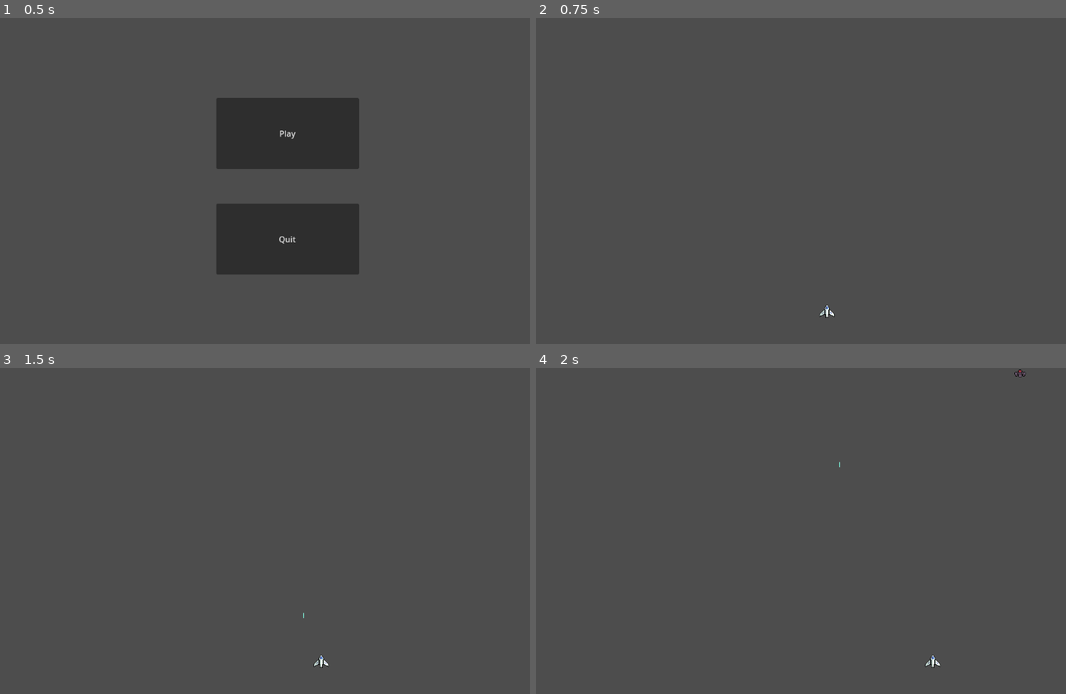
Above: before the commit, frames 1-4 (two rows, left to right).
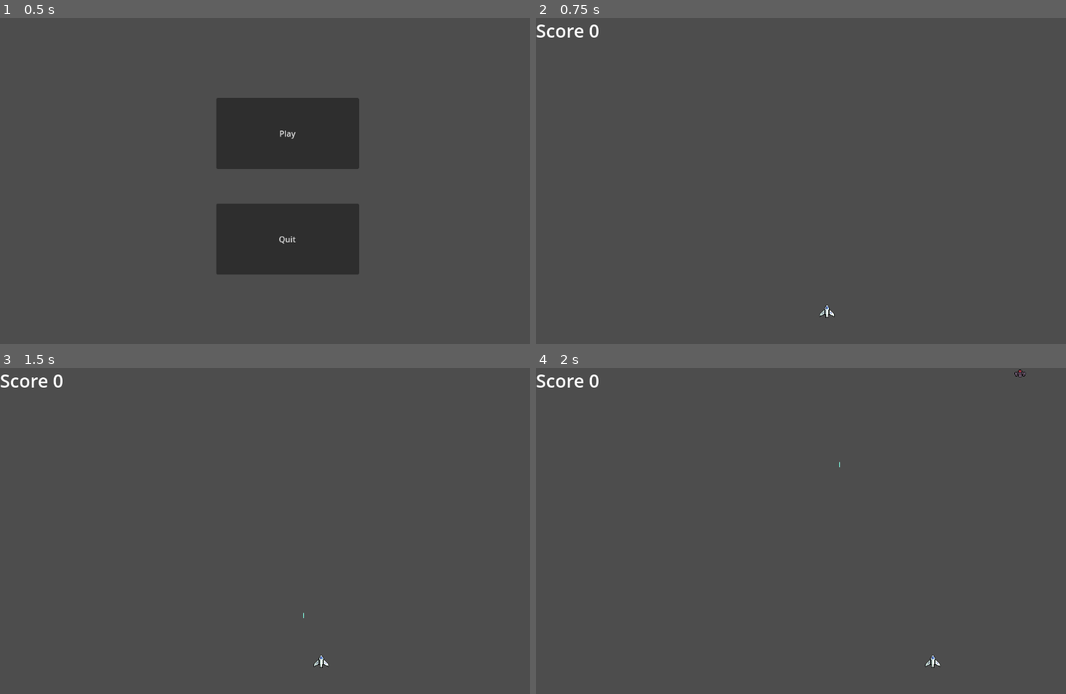
Above: after the commit, the same moments.

Repository: tomesfilip/SpaceJunkCleanup
Game: Godot game, scene res://scenes/main.tscn
Same seed, same stepped clock (60 frames per second), same inputs: the game is played once before the commit and once after it.
Inputs:
- Up to frame 1 (0.5 s): no input
- Up to frame 2 (0.75 s): click "Play" at 0.5 s
- Up to frame 3 (1.5 s): tap Enter at 1.25 s; hold Right (move_right) from 1.28 s (still down); tap Space (shoot) at 1.35 s
- Up to frame 4 (2 s): keep holding Right (move_right)

Frame 1 is identical in both runs. In frame 2, 0.2% of the frame differs, in the area x 0-12%, y 2-7%; in frame 3, 0.2%; in frame 4, 0.2%.

Commit message:
score system

Diff:
--- a/project.godot
+++ b/project.godot
@@ -17,7 +17,10 @@
 
 [display]
 
-window/layer_4="space"
+window/layer_4=""
+window/layer_3=""
+window/layer_2="asteroid"
+window/layer_1="player"
 
 [input]
 
--- /dev/null
+++ b/scenes/hud.tscn
@@ -0,0 +1,25 @@
+[gd_scene load_steps=3 format=3 uid="uid://bc5bdluir5vuq"]
+
+[ext_resource type="Script" path="res://scripts/hud.gd" id="1_dxpgn"]
+
+[sub_resource type="LabelSettings" id="LabelSettings_033i2"]
+font_size = 36
+
+[node name="HUD" type="Control"]
+layout_mode = 3
+anchors_preset = 15
+anchor_right = 1.0
+anchor_bottom = 1.0
+grow_horizontal = 2
+grow_vertical = 2
+script = ExtResource("1_dxpgn")
+
+[node name="Score" type="Label" parent="."]
+layout_mode = 1
+anchors_preset = 10
+anchor_right = 1.0
+offset_bottom = 23.0
+grow_horizontal = 2
+text = "SCORE: 9999"
+label_settings = SubResource("LabelSettings_033i2")
+vertical_alignment = 1
--- a/scenes/space.tscn
+++ b/scenes/space.tscn
@@ -1,15 +1,20 @@
-[gd_scene load_steps=6 format=3 uid="uid://d14pe7h0pn0gn"]
+[gd_scene load_steps=7 format=3 uid="uid://d14pe7h0pn0gn"]
 
 [ext_resource type="PackedScene" uid="uid://2xb440ueyavp" path="res://scenes/player.tscn" id="1_jlj46"]
 [ext_resource type="Script" path="res://scripts/space.gd" id="1_wldxv"]
 [ext_resource type="PackedScene" uid="uid://uhba4leoxv4v" path="res://scenes/asteroid.tscn" id="4_iney7"]
 [ext_resource type="PackedScene" uid="uid://bbo74vm05gd1t" path="res://scenes/space_junk.tscn" id="4_jqrsb"]
 [ext_resource type="PackedScene" uid="uid://db1lwau7pnvq6" path="res://scenes/space_junk_1.tscn" id="5_1oaeq"]
+[ext_resource type="PackedScene" uid="uid://bc5bdluir5vuq" path="res://scenes/hud.tscn" id="5_bgsbf"]
 
 [node name="Space" type="Node2D"]
 script = ExtResource("1_wldxv")
 space_junk_scenes = Array[PackedScene]([ExtResource("4_jqrsb"), ExtResource("5_1oaeq")])
 asteroid_scenes = Array[PackedScene]([ExtResource("4_iney7")])
+
+[node name="UILayer" type="CanvasLayer" parent="."]
+
+[node name="HUD" parent="UILayer" instance=ExtResource("5_bgsbf")]
 
 [node name="AsteroidSpawnTimer" type="Timer" parent="."]
 wait_time = 2.0
--- a/scenes/space_junk_1.tscn
+++ b/scenes/space_junk_1.tscn
@@ -6,6 +6,7 @@
 [node name="SpaceJunk1" instance=ExtResource("1_r4ueg")]
 speed = 150
 hp = 1
+points = 200
 
 [node name="Sprite2D" parent="." index="0"]
 texture = ExtResource("2_l0ehr")
--- /dev/null
+++ b/scripts/hud.gd
@@ -0,0 +1,5 @@
+extends Control
+
+@onready var score = $Score:
+	set(value):
+		score.text = "Score " + str(value)
--- a/scripts/space.gd
+++ b/scripts/space.gd
@@ -7,10 +7,16 @@
 @onready var laser_container = $LaserContainer
 @onready var space_junk_container = $SpaceJunkContainer
 @onready var asteroid_container = $AsteroidContainer
+@onready var hud = $UILayer/HUD
 
 var player = null
+var score := 0:
+	set(value):
+		score = value
+		hud.score = score
 
 func _ready():
+	score = 0
 	player = get_tree().get_first_node_in_group("player")
 	assert(player != null)
 
@@ -31,6 +37,7 @@
 func _on_space_junk_spawn_timer_timeout():
 	var space_junk = space_junk_scenes.pick_random().instantiate()
 	space_junk.global_position = Vector2(randf_range(100, 1000), -50)
+	space_junk.destroyed.connect(_on_space_junk_destroyed)
 	space_junk_container.add_child(space_junk)
 
 
@@ -39,3 +46,6 @@
 	var asteroid = asteroid_scenes.pick_random().instantiate()
 	asteroid.global_position = Vector2(randf_range(100, 1000), -50)
 	asteroid_container.add_child(asteroid)
+
+func _on_space_junk_destroyed(points):
+	score += points
--- a/scripts/space_junk.gd
+++ b/scripts/space_junk.gd
@@ -1,7 +1,10 @@
 class_name SpaceJunk extends Area2D
+
+signal destroyed(points)
 
 @export var speed = 150
 @export var hp = 1
+@export var points = 100
 
 func _physics_process(delta):
 	global_position.y += speed * delta
@@ -20,4 +23,5 @@
 func take_damage(amount):
 	hp -= amount
 	if hp <= 0:
+		destroyed.emit(points)
 		destroy()
